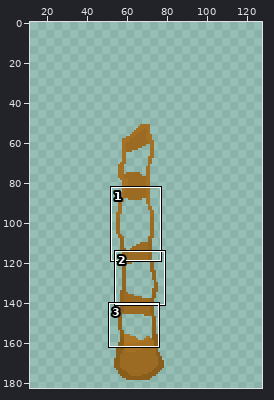
One commit to this pixel-art file: aseprite/tilesets/objects/palm.aseprite. Above, an overview of the earlier version with the close-up marked.
Close-up. First the earlier version:
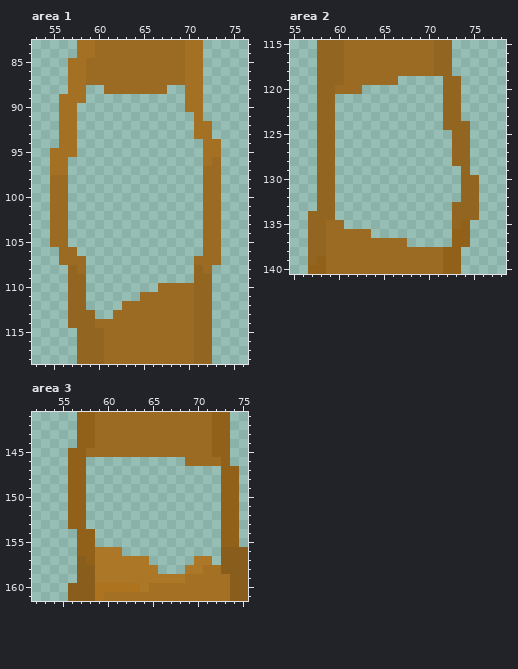
128x192 pixels, 1 frame. Colours within 5 levels of each other are drawn and written as one. Shown: area 1: x 53..76, y 83..118; area 2: x 55..78, y 115..140; area 3: x 52..75, y 141..161. The wide view leaves out empty margins. The commit also changed other parts of the picture, which this record leaves out.
Once edited:
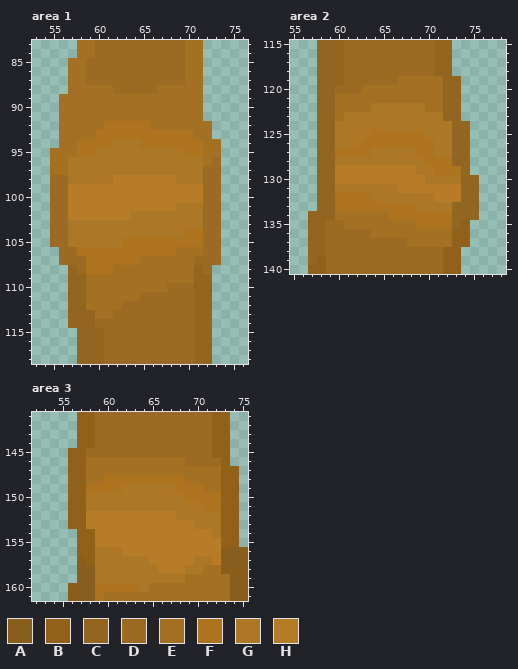
Palette (. is transparent): A #895d1b  B #926119  C #926521  D #9b6b23  E #a47023  F #ad731e  G #ad7728  H #b67c27
Diff:
Area 1:
There is now colour E in row 88 at x 59 to 60 and 68 to 69; in row 89 at x 59 to 69; in row 90 at x 58 to 69; in row 91 at x 58 to 70; in row 92 at x 58 to 60 and 66 to 70; in row 93 at x 58 to 59.
There is now colour E in row 106 at x 69 to 71; in row 107 at x 65 to 70; in row 108 at x 62 to 70; in row 109 at x 59 to 70; in row 110 at x 59 to 66; in row 111 at x 59 to 64.
There is now colour E in row 112 at x 59 to 62; in row 113 at x 60 to 61.
The edit turns colour D into colour E in row 88 at x 61 and 67; in row 110 at x 67.
There is now colour F in row 92 at x 61 to 65; in row 93 at x 60 to 70; in row 94 at x 58 to 61 and 65 to 71; in row 95 at x 58 to 59 and 70 to 71; in row 104 at x 70 to 71; in row 105 at x 63 to 71.
There is now colour F in row 106 at x 58 to 68; in row 107 at x 59 to 64; in row 108 at x 59 to 61.
There is now colour G in row 94 at x 62 to 64; in row 95 at x 60 to 69; in rows 96 to 97 at x 57 to 71; in row 98 at x 57 to 61 and 69 to 71; in row 101 at x 69 to 71; in row 102 at x 64 to 71.
There is now colour G in row 103 at x 57 to 71; in row 104 at x 57 to 69; in row 105 at x 57 to 62.
There is now colour H in row 98 at x 62 to 68; in rows 99 to 100 at x 57 to 71; in row 101 at x 57 to 68; in row 102 at x 57 to 63.
Area 2:
There is now colour E in row 119 at x 67 to 71; in row 120 at x 63 to 71; in row 121 at x 60 to 71; in row 122 at x 60 to 63 and 70 to 71; in row 123 at x 60; in row 134 at x 60 to 65.
There is now colour E in row 135 at x 61 to 68; in row 136 at x 64 to 72; in row 137 at x 68 to 72.
There is now colour F in row 125 at x 64 to 69; in row 126 at x 63 to 70; in row 127 at x 60 to 63 and 69 to 70; in row 128 at x 70 to 72; in row 129 at x 71 to 73; in row 132 at x 60 to 63.
There is now colour F in row 133 at x 60 to 68; in row 134 at x 66 to 72; in row 135 at x 69 to 72.
There is now colour G in row 122 at x 64 to 69; in row 123 at x 61 to 71; in row 124 at x 60 to 71; in row 125 at x 60 to 63 and 70 to 72; in row 126 at x 60 to 62 and 71 to 72; in row 127 at x 64 to 68 and 71 to 72.
There is now colour G in row 128 at x 60 to 69; in row 129 at x 69 to 70; in row 130 at x 70 to 73; in row 131 at x 60 to 66; in row 132 at x 64 to 70; in row 133 at x 69 to 72.
The edit turns colour C into colour G in row 124 at x 72.
There is now colour H in row 129 at x 60 to 68; in row 130 at x 60 to 69; in row 131 at x 67 to 73; in row 132 at x 71 to 73.
Area 3:
There is now colour E in row 146 at x 58 to 68; in row 147 at x 58 to 72; in row 148 at x 58 to 59 and 69 to 72; in row 149 at x 71 to 72.
There is now colour F in row 148 at x 60 to 68; in row 149 at x 58 to 61 and 68 to 70; in row 150 at x 69 to 72; in row 151 at x 71 to 72.
There is now colour G in row 149 at x 62 to 67; in row 150 at x 58 to 68; in row 151 at x 58 to 70; in row 152 at x 68 to 72; in row 153 at x 70 to 72; in row 154 at x 72.
There is now colour H in row 152 at x 58 to 67; in row 153 at x 58 to 69; in row 154 at x 59 to 71; in row 155 at x 59 to 72; in row 156 at x 62 to 72; in row 157 at x 65 to 69 and 72.
There is now colour H in row 158 at x 66 to 68.
